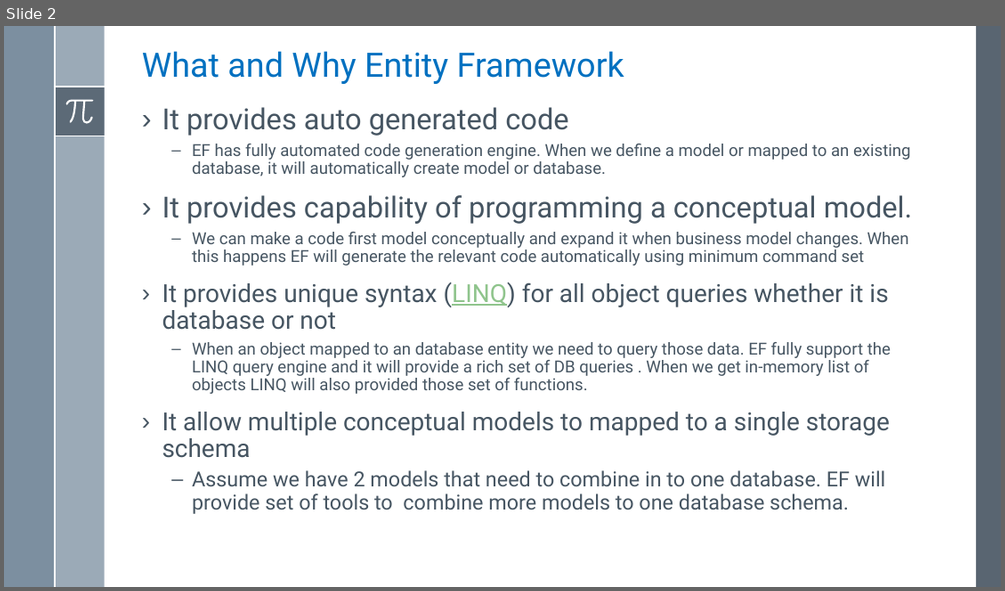
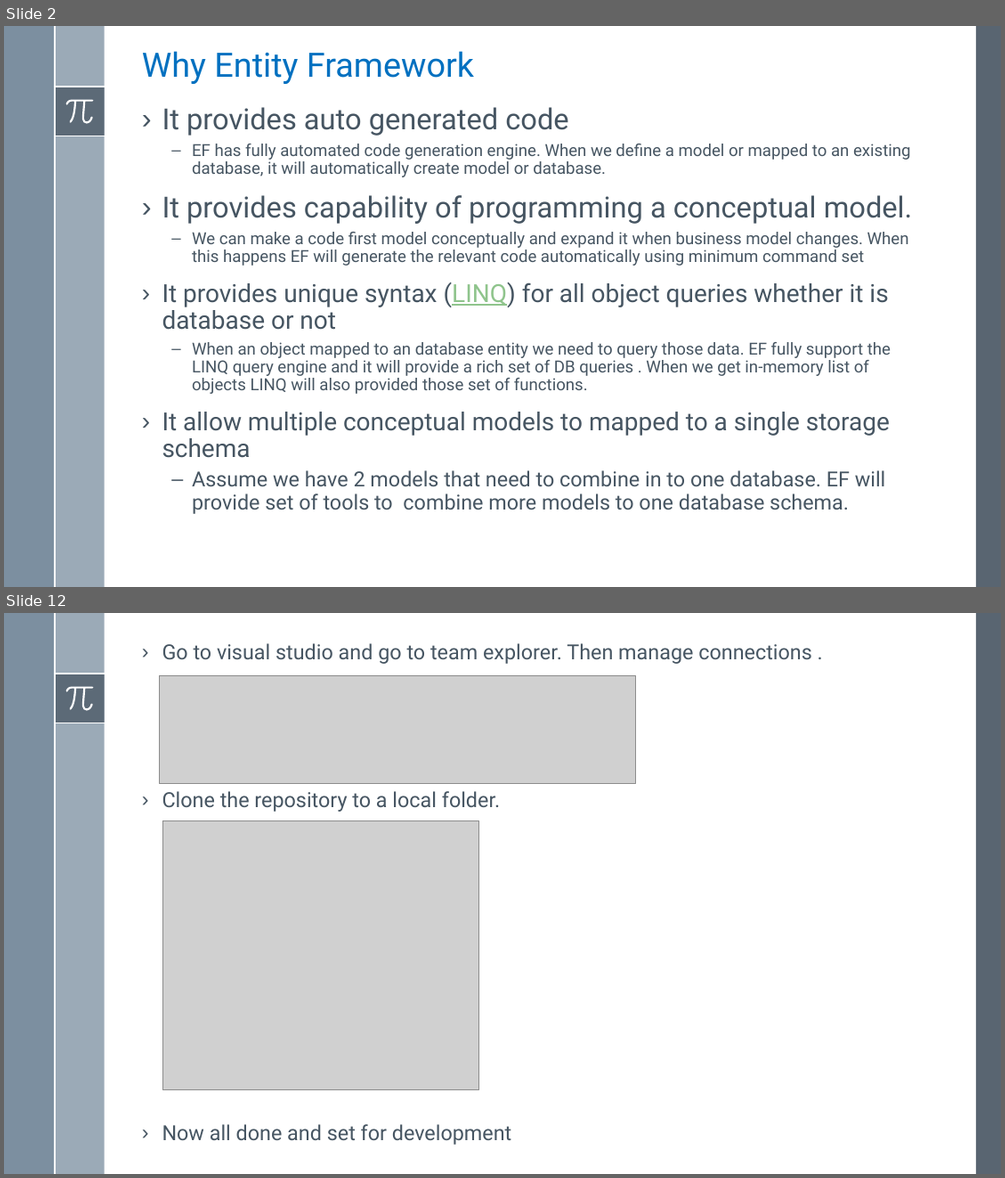
Before and after one commit to asachanxxx/WebApiTraning, a slide deck: Notes/Lesson 1/Lesson 1 - Implement First Bound Context Using Entity Framework.pptx. Shown one above the other, each under a label of ours: slide 2 before the commit, slides 2 and 12 after it; the slides between them are not shown. The pictures are 1005x591 and 1005x1178 pixels, drawn with LibreOffice and Linux fonts; fonts in the diff are those of the drawing; grey boxes stand for pictures. Boxes give left, top, right and bottom in pixels: in the first picture for what was removed or moved away, otherwise in the second. Text is boxed around its words. In the diff, an @@ line names an element or a change of style, - is before the commit and + after.

```diff
--- a/Notes/Lesson 1/Lesson 1 - Implement First Bound Context Using Entity Framework.pptx
+++ b/Notes/Lesson 1/Lesson 1 - Implement First Bound Context Using Entity Framework.pptx
@@ slide 12 added at box(4, 613, 1001, 1174), background #FFFFFF; not listed: 8 template elements that a slide beside it also shows @@
@@ text added at box(162, 643, 812, 1144), 20 pt, text #465562 @@
+› Go to visual studio and go to team explorer. Then manage connections .
+› Clone the repository to a local folder.
+› Now all done and set for development
@@ picture added at box(160, 675, 635, 784) @@
@@ picture added at box(162, 821, 479, 1089) @@
@@ slide 2 changed as well @@
@@ title at box(142, 51, 474, 84): text changed @@
-What and Why Entity Framework
+Why Entity Framework
```
Also in this commit, not shown: 2 other slides changed, 17 other slides added, 4 other files.
